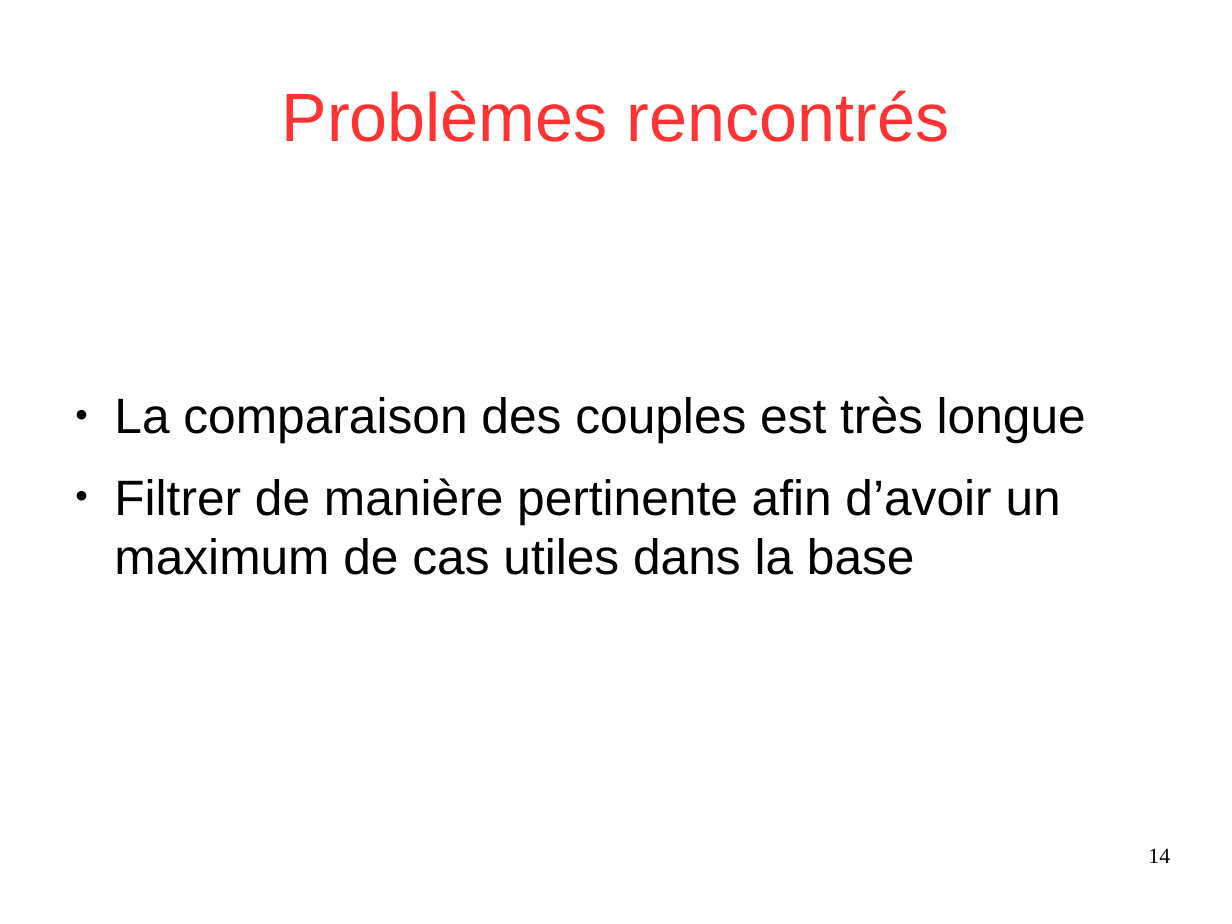
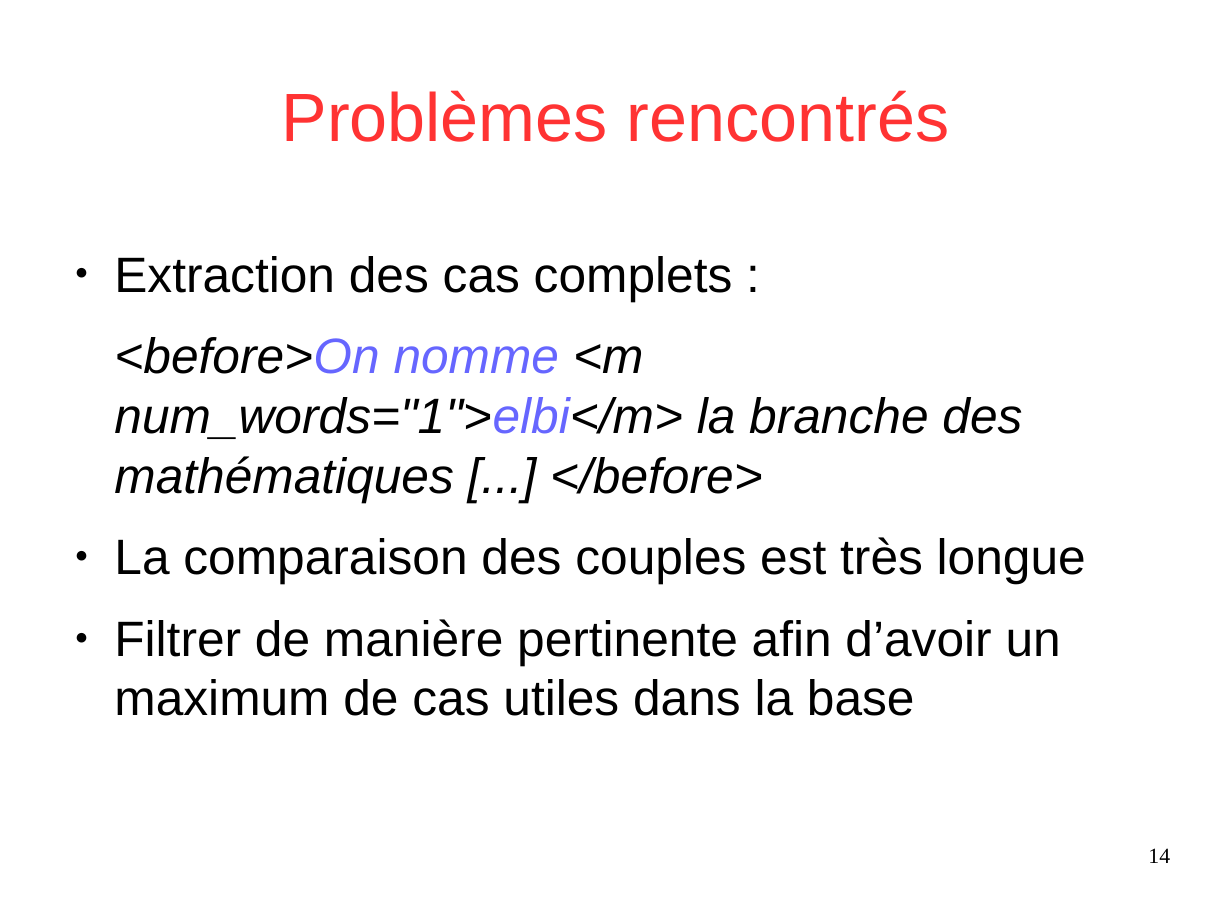
Before and after one commit to Sle3pingForest/StageL3, a slide deck: slide 14 of RapportDamien/presentation.odp. Drawn at 1232x924 pixels with LibreOffice and Linux fonts; fonts in the diff are those of the drawing. Boxes give left, top, right and bottom in pixels: in the first picture for what was removed or moved away, otherwise in the second. Text is boxed around its words. In the diff, an @@ line names an element or a change of style, - is before the commit and + after.

Commit message:
maj présentation

```diff
--- a/RapportDamien/presentation.odp
+++ b/RapportDamien/presentation.odp
@@ text at (114, 256, 1022, 502): paragraphs added @@
+● Extraction des cas complets :
+<before>On nomme <m num_words="1">elbi</m> la branche des mathématiques [...] </before>
```
